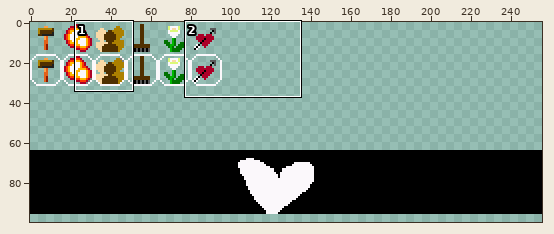
A sprite sheet gets an edit: resources/img/hud.png. The picture above shows the old version from afar; the outline marks the close-up.
Close-up. The starting point:
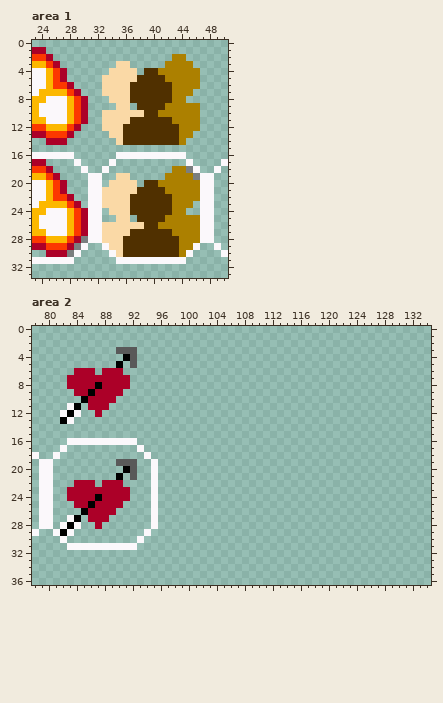
The file is 256x256 pixels. Colours within 5 levels of each other are drawn and written as one. Shown: area 1: x 23..50, y 0..33; area 2: x 78..134, y 0..36. The wide view leaves out empty margins.
After:
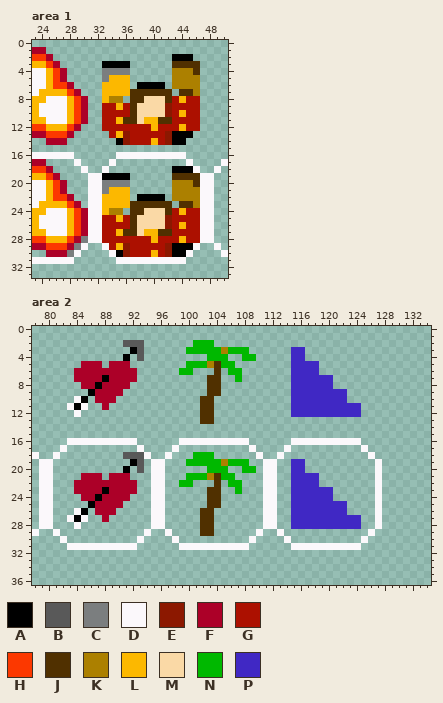
Palette (. is transparent): A #000000  B #595959  C #7b7e7f  D #fbf8fb  E #8c1800  F #ac0028  G #ac1000  H #fc3800  J #503000  K #ac8000  L #fcb800  M #fad9a6  N #00b800  P #4028c4
Diff:
Changed rows in their new state; - is an unchanged pixel.
Area 1:
first column x 33:
 2 ----------AAA-
 3 AAAA-----.JJJJ
 4 CCCC.-....---J
 5 CLLL......----
 6 LLLL.AAAA.----
 7 LLLL------.JJK
 8 LKK.--MMM-GLGG
 9 GGLGJMMMMEGGGG
10 GGGGJ-MMMEGLGG
11 GGLJ-MLL--GGGG
12 GGGGGGGLGGGLGG
13 -GLEGGGGGEAAA-
14 --AEGGGLGEAA--
first column x 33:
18 ----------AAA-
19 AAAA-----.JJJJ
20 CCCC.-....---J
21 CLLL......----
22 LLLL.AAAA.----
23 LLLL------.JJK
24 LKK.--MMM-GLGG
25 GGLGJMMMMEGGGG
26 GGGGJ-MMMEGLGG
27 GGLJ-MLL--GGGG
28 GGGGGGGLGGGLGG
29 -GLEGGGGGEAAA-
30 --AEGGGLGEAA--
Area 2:
first column x 82:
 2 ---------BBB-------NNN------------------------
 3 --------..AB------NNNNNKNNN------PP-----------
 4 ----------.B---------NNN--NN-----PP-----------
 5 ---FFF-FFF.-------NNNKJNN--------PPPP---------
 6 -----F---FF------NN---J-NN-------PPPP---------
 7 -.----A---F----------JJ--N-------PPPPPP-------
 8 -..------------------JJ----------PPPPPP-------
 9 --..-----------------JJ----------PPPPPPPP-----
10 --D-.---------------JJ-----------PPPPPPPP-----
11 ---D..--------------JJ-----------PPPPPPPPPP---
12 ..---.--------------JJ-----------PPPPPPPPPP---
13 ..------------------JJ------------------------
16 -----------------DDDDDDDDDD------DDDDDDDDDD---
17 ----------------D----------D----D----------D--
18 ---------BBB---D---NNN------D--D------------D-
19 --------..AB--D---NNNNNKNNN--DD--PP----------D
20 ----------.B--D------NNN--NN-DD--PP----------D
21 ---FFF-FFF.---D---NNNKJNN----DD--PPPP--------D
22 -----F---FF---D--NN---J-NN---DD--PPPP--------D
23 -.----A---F---D------JJ--N---DD--PPPPPP------D
24 -..-----------D------JJ------DD--PPPPPP------D
25 --..----------D------JJ------DD--PPPPPPPP----D
26 --D-.---------D-----JJ-------DD--PPPPPPPP----D
27 ---D..--------D-----JJ-------DD--PPPPPPPPPP--D
28 ..---.--------D-----JJ-------DD--PPPPPPPPPP--D
29 ..-------------D----JJ------D--D------------D-
30 ----------------D----------D----D----------D--
31 -----------------DDDDDDDDDD------DDDDDDDDDD---
Pixel boxes of the changes (left, top, right, bottom) in both close-ups:
changed: (102, 54, 200, 145)
changed: (102, 166, 200, 257)
changed: (60, 340, 382, 550)
